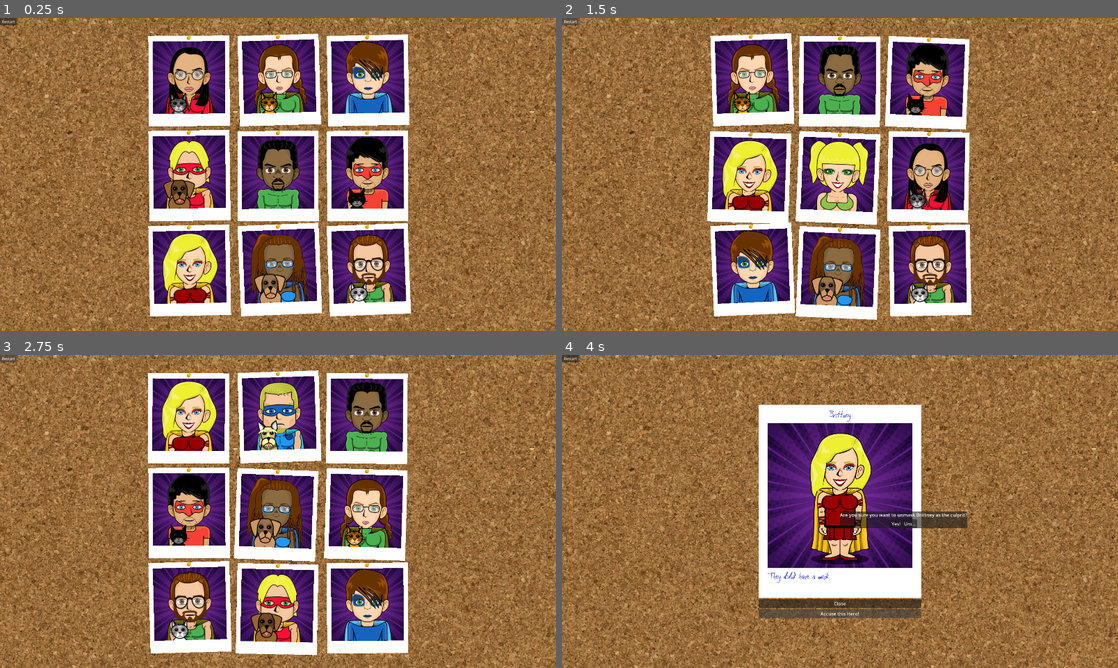
Above: before the commit, frames 1-4 (two rows, left to right).
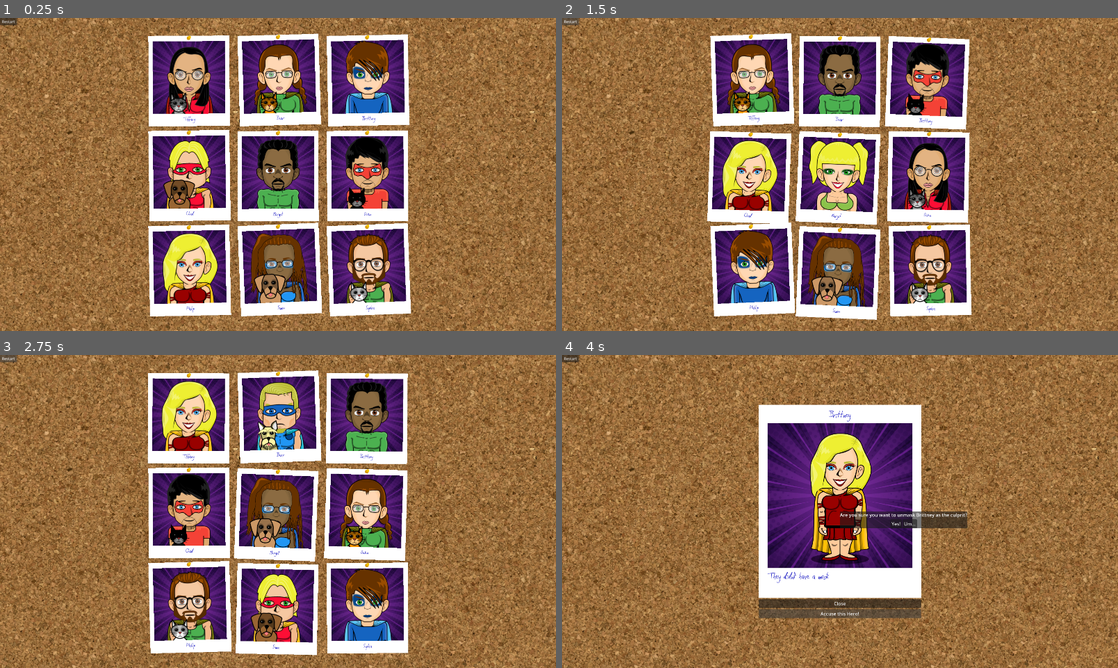
Above: after the commit, the same moments.

Repository: grapejamgames/a_hero_stole_my_wallet
Game: Godot game, scene res://main.tscn
Two runs of this game, one before a commit and one after it. Both use one fixed random seed, a clock stepped at 60 frames per second and the inputs below.
Inputs (mouse positions are in pixels of both pictures, inside the frame that each line leads up to):
- Up to frame 1 (0.25 s): no input
- Up to frame 2 (1.5 s): click "Restart" at 0.5 s; click "Restart" at 1.25 s
- Up to frame 3 (2.75 s): click "Restart" at 2 s
- Up to frame 4 (4 s): tap Enter at 2.75 s; move the mouse to (751, 417) at 2.77 s; click (751, 417) at 2.92 s; click "Accuse this Hero!" at 3.5 s

The runs differ from the first frame. In frame 1, 0.1% of the frame differs, in the area x 33-68%, y 31-95%; in frame 2, 0.1%, in the area x 32-68%, y 31-95%; in frame 3, 0.1%; in frame 4, nothing differs.

Commit message:
name to bottom of mini-polariod

Diff:
--- a/a_hero_stole_my_wallet/UI/Scripts/hero_description.gd
+++ b/a_hero_stole_my_wallet/UI/Scripts/hero_description.gd
@@ -10,7 +10,7 @@
 var hero : Node
 
 signal hide_grid
-signal examine_polaroid(name: String, picture: Texture, statement: String)
+signal examine_polaroid(name_string: String, picture: Texture, statement: String)
 signal hero_assigned
 
 
@@ -20,6 +20,7 @@
 	randomize()
 	var random_tilt: float = randf_range(-2.5,2.5)
 	panel_container.rotation_degrees = random_tilt
+	label.text = hero_description.name
 
 
 func _on_gui_input(event: InputEvent) -> void:
--- a/a_hero_stole_my_wallet/UI/Scripts/polaroid.gd
+++ b/a_hero_stole_my_wallet/UI/Scripts/polaroid.gd
@@ -7,6 +7,8 @@
 
 signal show_grid
 signal endgame(hero_name: String)
+
+
 
 func _on_hero_headshot_examine_polaroid(name_string: String, picture: Texture, statement: String) -> void:
 	#print("updating polaroid")
Not shown: 1 places in a_hero_stole_my_wallet/UI/Scenes/hero_headshot.tscn that only renumber resources
